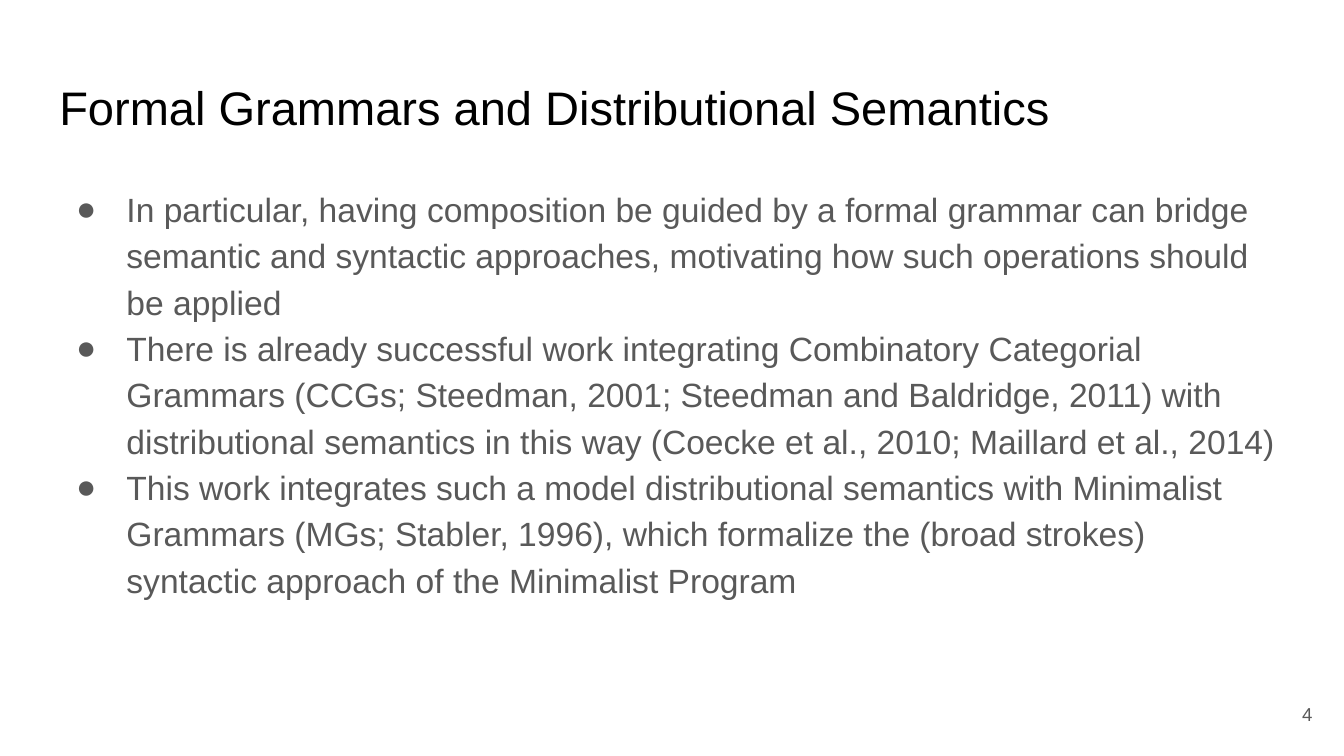
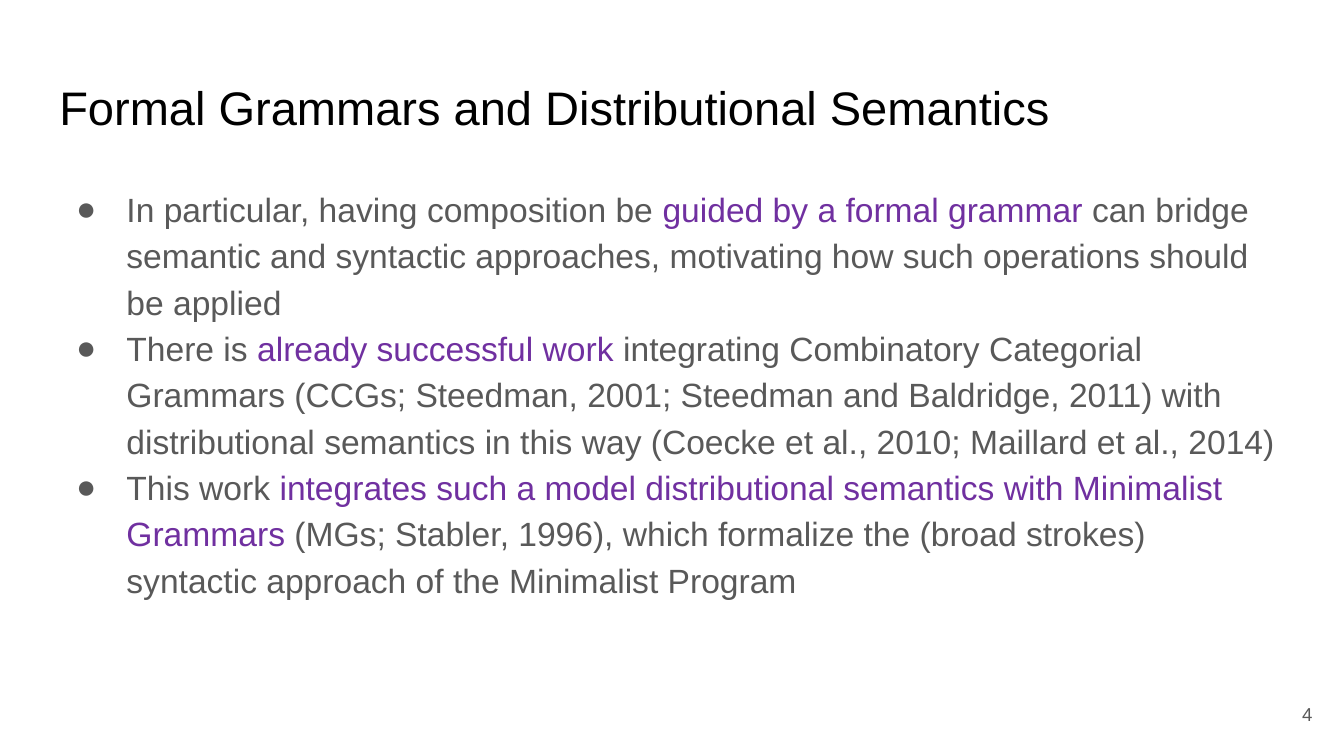
Before and after one commit to JPJ280/jpj280.github.io, a slide deck: slide 4 of publications/SCIL_2026_MG_Tensors/slides/SCIL_2026_MG_Tensors_Slides.pptx. Drawn at 1344x756 pixels with LibreOffice and Linux fonts; fonts in the diff are those of the drawing. Boxes give left, top, right and bottom in pixels: in the first picture for what was removed or moved away, otherwise in the second. Text is boxed around its words. In the diff, an @@ line names an element or a change of style, - is before the commit and + after.

```diff
--- a/publications/SCIL_2026_MG_Tensors/slides/SCIL_2026_MG_Tensors_Slides.pptx
+++ b/publications/SCIL_2026_MG_Tensors/slides/SCIL_2026_MG_Tensors_Slides.pptx
@@ text "In particular, having composition be ..." at (x1=126, y1=197, x2=1274, y2=599): text colour #595959 to #7030A0 in "guided by a formal grammar", "already successful work", "integrates such a model distributional semantics with ..." @@
```
Also in this commit, not shown: 6 other slides changed, 6 slides added, 2 other files.
